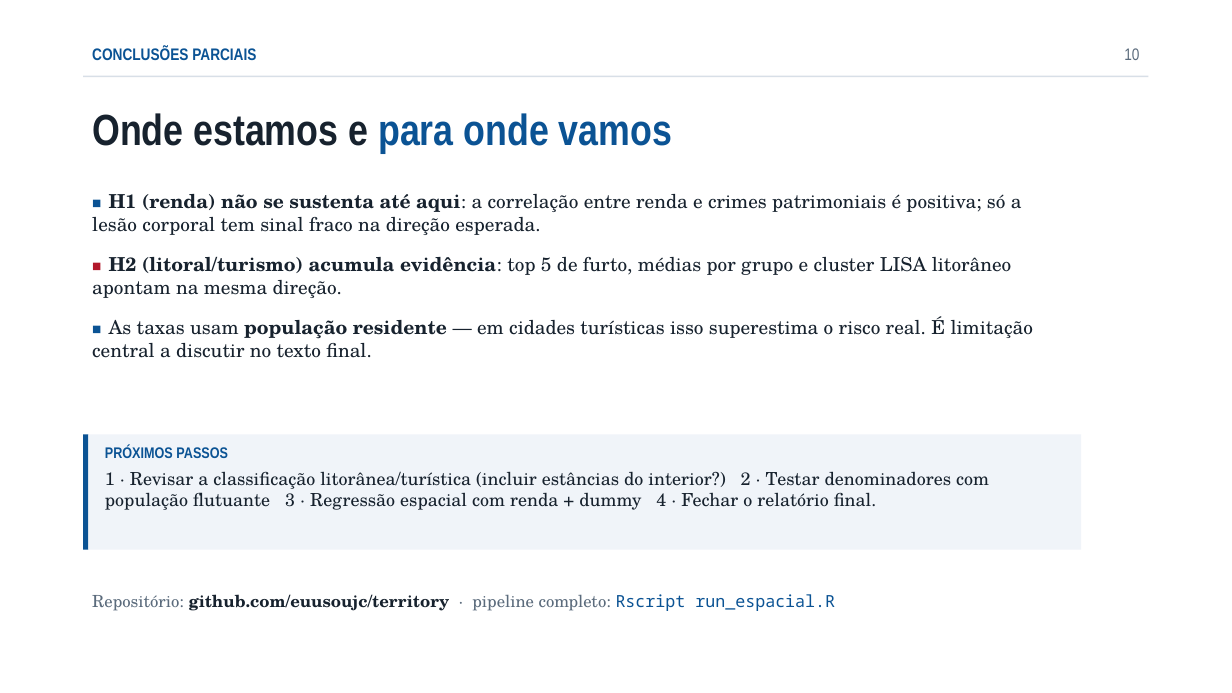
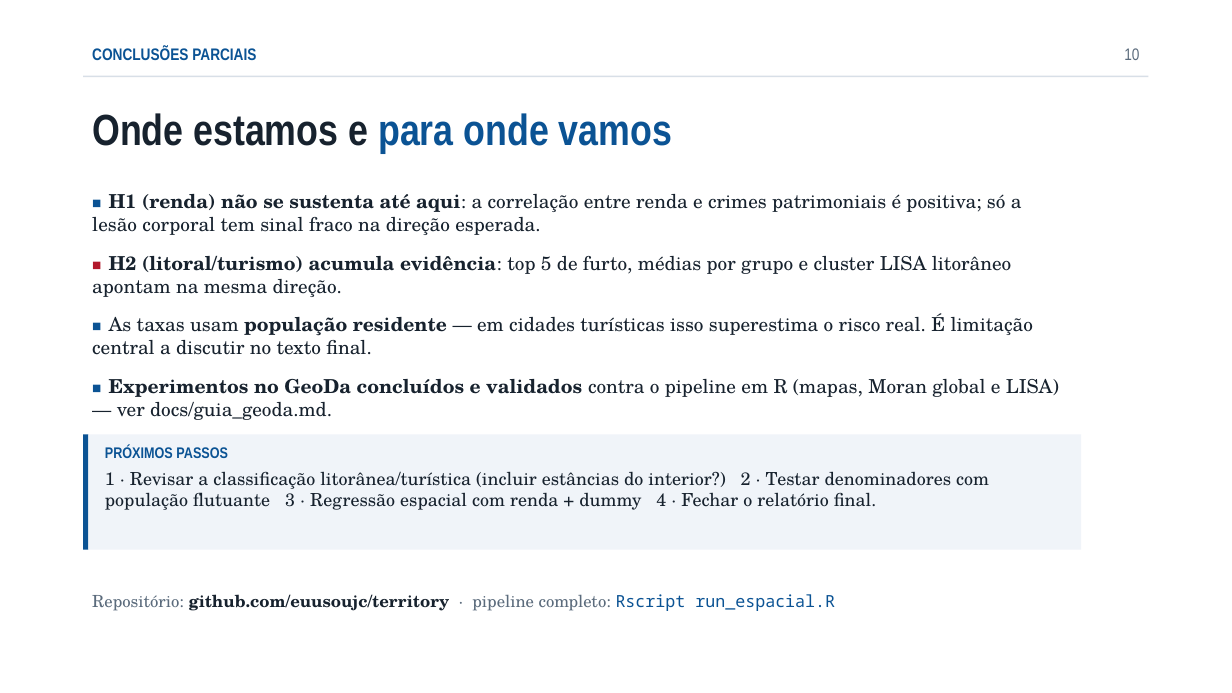
Before and after one commit to euusoujc/territory, a slide deck: slide 10 of slides/apresentacao.pptx. Drawn at 1232x693 pixels with LibreOffice and Linux fonts; fonts in the diff are those of the drawing. Boxes give left, top, right and bottom in pixels: in the first picture for what was removed or moved away, otherwise in the second. Text is boxed around its words. In the diff, an @@ line names an element or a change of style, - is before the commit and + after.

Commit message:
feat: slides atualizados (LISA por permutação, validação GeoDa) + versão PDF
- números novos: roubo 45 AA + campo Baixo-Baixo; furto 36% litorâneos no AA
- bullet de validação cruzada R x GeoDa nos resultados e conclusões
- slides/apresentacao.pdf: 10 páginas no tema claro, layout fiel ao deck

```diff
--- a/slides/apresentacao.pptx
+++ b/slides/apresentacao.pptx
@@ text at (92,256,1033,355): less space between paragraphs @@
@@ text at (109,379,1059,420): paragraph added @@
+■ Experimentos no GeoDa concluídos e validados contra o pipeline em R (mapas, Moran global e LISA) — ver docs/guia_geoda.md.
```
Also in this commit, not shown: 1 other slide changed, 2 other files.
